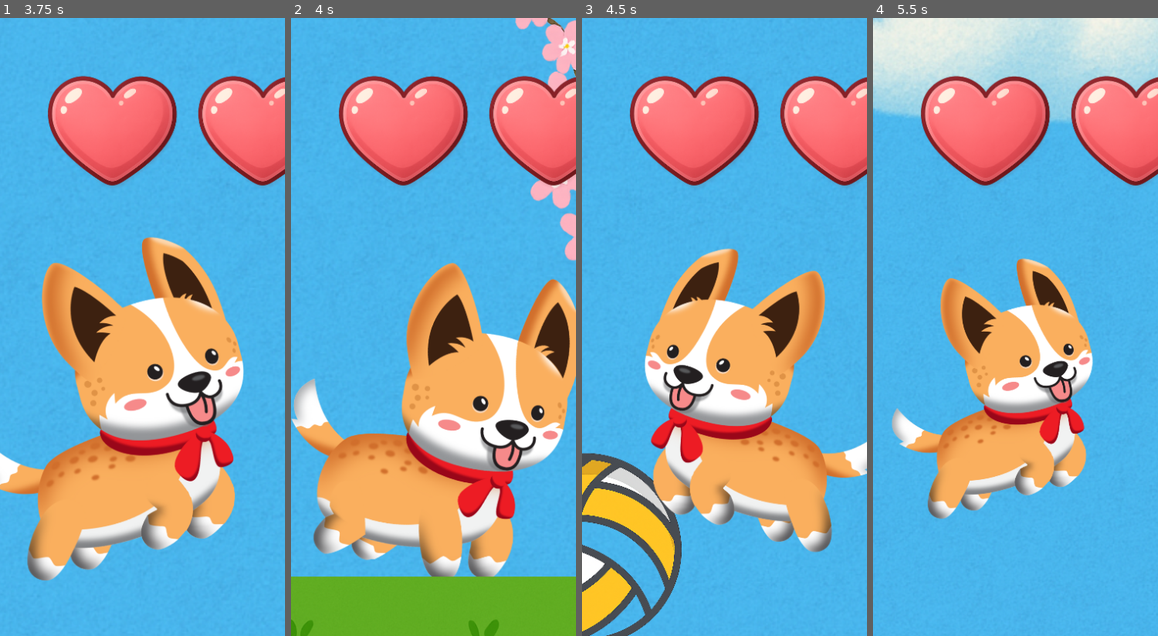
Above: before the commit, frames 1-4 (left to right).
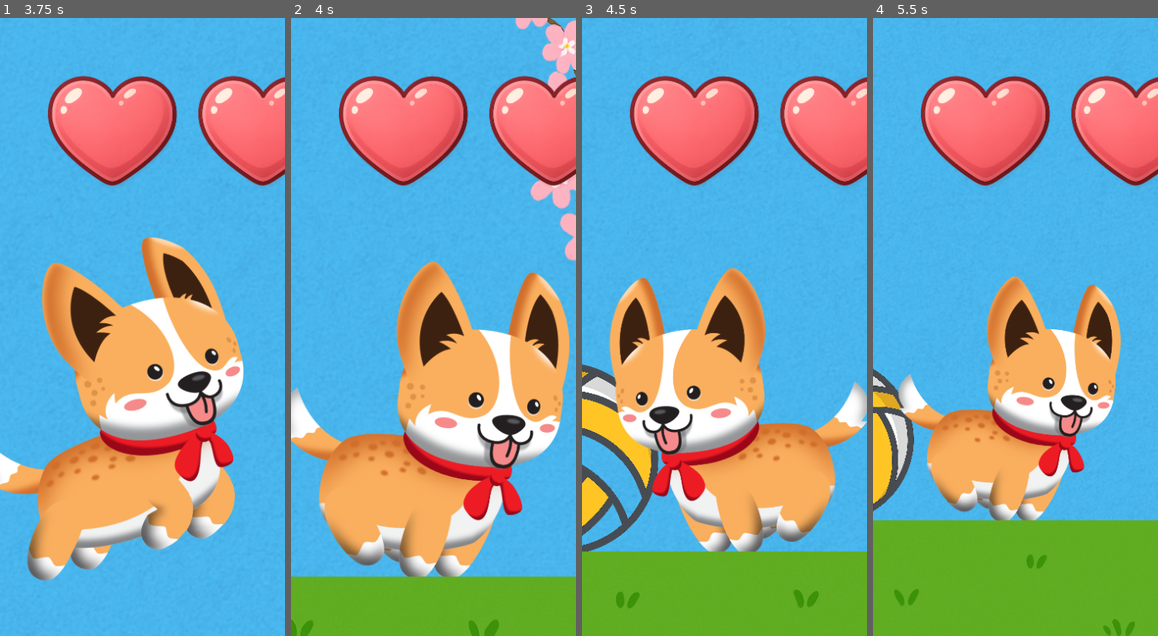
Above: after the commit, the same moments.

Repository: codyromano/chonki
Game: Godot game, scene res://scenes/level1.tscn
The game is run twice, just before and just after one commit, with the same random seed, the same clock (stepped at 60 frames per second) and the same inputs. Sound files missing from this copy of the repository are replaced by a short silence.
Inputs (mouse positions are in pixels of both pictures, inside the frame that each line leads up to):
- Up to frame 1 (3.75 s): move the mouse to (205, 296) at 0.52 s; hold Right (ui_right) 0.53-2.03 s; click (205, 296) at 0.67 s; tap Up (ui_up) at 0.77, 1.07, 1.52, 1.82, 3.02, 3.32 s; move the mouse to (85, 357) at 1.27 s; move the mouse to (171, 191) at 2.02 s; hold Left (ui_left) 2.03-2.78 s; move the mouse to (128, 450) at 2.77 s; hold Right (ui_right) from 2.78 s (still down); click (128, 450) at 2.92 s; move the mouse to (228, 419) at 3.52 s
- Up to frame 2 (4 s): keep holding Right (ui_right); tap Up (ui_up) at 3.77 s
- Up to frame 3 (4.5 s): tap Up (ui_up) at 4.07 s; move the mouse to (639, 234) at 4.27 s; release Right (ui_right) at 4.28 s; hold Left (ui_left) from 4.28 s (still down)
- Up to frame 4 (5.5 s): tap Up (ui_up) at 4.52, 4.82 s; move the mouse to (1029, 327) at 5.02 s; release Left (ui_left) at 5.03 s; hold Right (ui_right) from 5.03 s (still down); click (1029, 327) at 5.17 s

Frame 1 is identical in both runs. In frame 2, 15% of the frame differs, in the area x 0-100%, y 39-91%; in frame 3, 43%; in frame 4, 50%, in the area x 0-100%, y 0-100%.

Commit message:
detect branch collisions

Diff:
--- /dev/null
+++ b/scenes/Branch.gd
@@ -0,0 +1,7 @@
+extends Sprite2D
+
+func _ready():
+	GlobalSignals.crow_dropped_branch.connect(_on_crow_dropped_branch)
+
+func _on_crow_dropped_branch():
+	print("crow dropped branch signal")
--- /dev/null
+++ b/scenes/BranchDropArea2D.gd
@@ -0,0 +1,11 @@
+extends Area2D
+
+var is_entered: bool = false
+
+func _on_body_entered(_body):
+	if !is_entered:
+		GlobalSignals.crow_dropped_branch.emit()
+		is_entered = true
+
+func _on_body_exited(_body):
+	is_entered = false
--- a/scenes/GlobalSignals.gd
+++ b/scenes/GlobalSignals.gd
@@ -1,5 +1,4 @@
 extends Node
-class_name Signals
 
 # Causes player to lose one life
 signal player_hit
@@ -8,5 +7,5 @@
 signal win_game
 signal time_up
 signal player_out_of_hearts
-signal animate_camera_zoom_level  # Signal to trigger camera zoom animation (e.g., after colliding with cherry tree)
-signal crow_dropped_branch  # Signal emitted when the player collides with the crow and the crow drops a branch
+signal animate_camera_zoom_level
+signal crow_dropped_branch
--- a/scenes/level1.tscn
+++ b/scenes/level1.tscn
@@ -15,6 +15,7 @@
 [ext_resource type="Script" path="res://scenes/CherryTreeBody.gd" id="15_iid5p"]
 [ext_resource type="PackedScene" uid="uid://bhxw5nu7tpc6u" path="res://scenes/composable/volleyball.tscn" id="16_q08mg"]
 [ext_resource type="Script" path="res://scenes/GooseNavigation.gd" id="16_vuaih"]
+[ext_resource type="Script" path="res://scenes/BranchDropArea2D.gd" id="16_w8egv"]
 [ext_resource type="PackedScene" uid="uid://bffjk8vm2vkp5" path="res://scenes/characters/dave.tscn" id="16_ytk5w"]
 [ext_resource type="Texture2D" uid="uid://vvx8340f7nlj" path="res://assets/enemies/goose/goose-defeated.png" id="17_0mpyo"]
 [ext_resource type="PackedScene" uid="uid://vsdrrorb2si0" path="res://scenes/composable/volleyball_net.tscn" id="17_nrtx7"]
@@ -116,6 +117,17 @@
 "speed": 3.0
 }]
 
+[sub_resource type="GDScript" id="GDScript_kti7o"]
+script/source = "extends Sprite2D
+
+
+func _ready():
+	GlobalSignals.crow_dropped_branch.connect(_on_crow_dropped_branch)
+
+func _on_crow_dropped_branch() -> void:
+	print(\"crow dropped branch\")
+"
+
 [sub_resource type="SpriteFrames" id="SpriteFrames_6cvlo"]
 animations = [{
 "frames": [{
@@ -252,6 +264,16 @@
 scale = Vector2(0.951186, 0.679637)
 shape = SubResource("RectangleShape2D_adkmy")
 
+[node name="BranchDropArea2D" type="Area2D" parent="World2D/NPCs/CrowBody"]
+position = Vector2(-30, -71)
+script = ExtResource("16_w8egv")
+
+[node name="CollisionShape2D" type="CollisionShape2D" parent="World2D/NPCs/CrowBody/BranchDropArea2D"]
+position = Vector2(-52.416, -163.885)
+rotation = -0.0641717
+scale = Vector2(0.951186, 0.679637)
+shape = SubResource("RectangleShape2D_adkmy")
+
 [node name="AnimatedSprite2D" type="AnimatedSprite2D" parent="World2D/NPCs/CrowBody"]
 position = Vector2(-4.75, -40.7502)
 rotation = -0.74351
@@ -272,6 +294,7 @@
 rotation = -0.258057
 scale = Vector2(0.60938, 0.60938)
 texture = ExtResource("19_iaakn")
+script = SubResource("GDScript_kti7o")
 
 [node name="NPCLinearPatrolLoop" type="Node2D" parent="World2D/NPCs" node_paths=PackedStringArray("body")]
 script = ExtResource("23_a4ecq")
@@ -373,5 +396,7 @@
 [node name="HUD" parent="." instance=ExtResource("20_g3dfk")]
 
 [connection signal="timeout" from="World2D/NPCs/GooseRegion2D/Goose/Timer" to="World2D/NPCs/GooseRegion2D/Goose" method="_on_hop_timer_timeout"]
+[connection signal="body_entered" from="World2D/NPCs/CrowBody/BranchDropArea2D" to="World2D/NPCs/CrowBody/BranchDropArea2D" method="_on_body_entered"]
+[connection signal="body_exited" from="World2D/NPCs/CrowBody/BranchDropArea2D" to="World2D/NPCs/CrowBody/BranchDropArea2D" method="_on_body_exited"]
 [connection signal="body_entered" from="World2D/NPCs/Bicyclist" to="World2D/NPCs/Bicyclist" method="_on_body_entered"]
 [connection signal="input_event" from="World2D/Platforms & Barriers/CherryTreeBody" to="World2D/Platforms & Barriers/CherryTreeBody" method="_on_input_event"]
Not shown: 1 places in scenes/level1.tscn that only renumber resources
Not shown, changed: README.md
